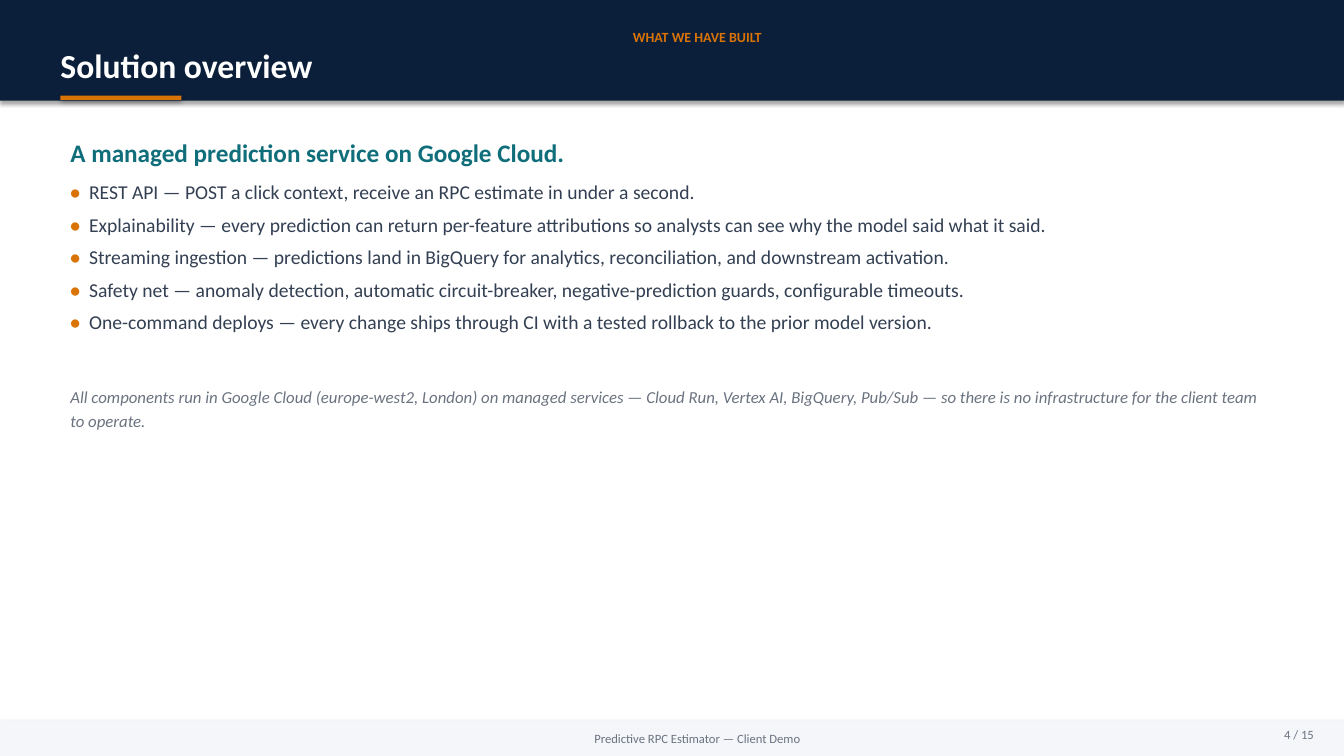
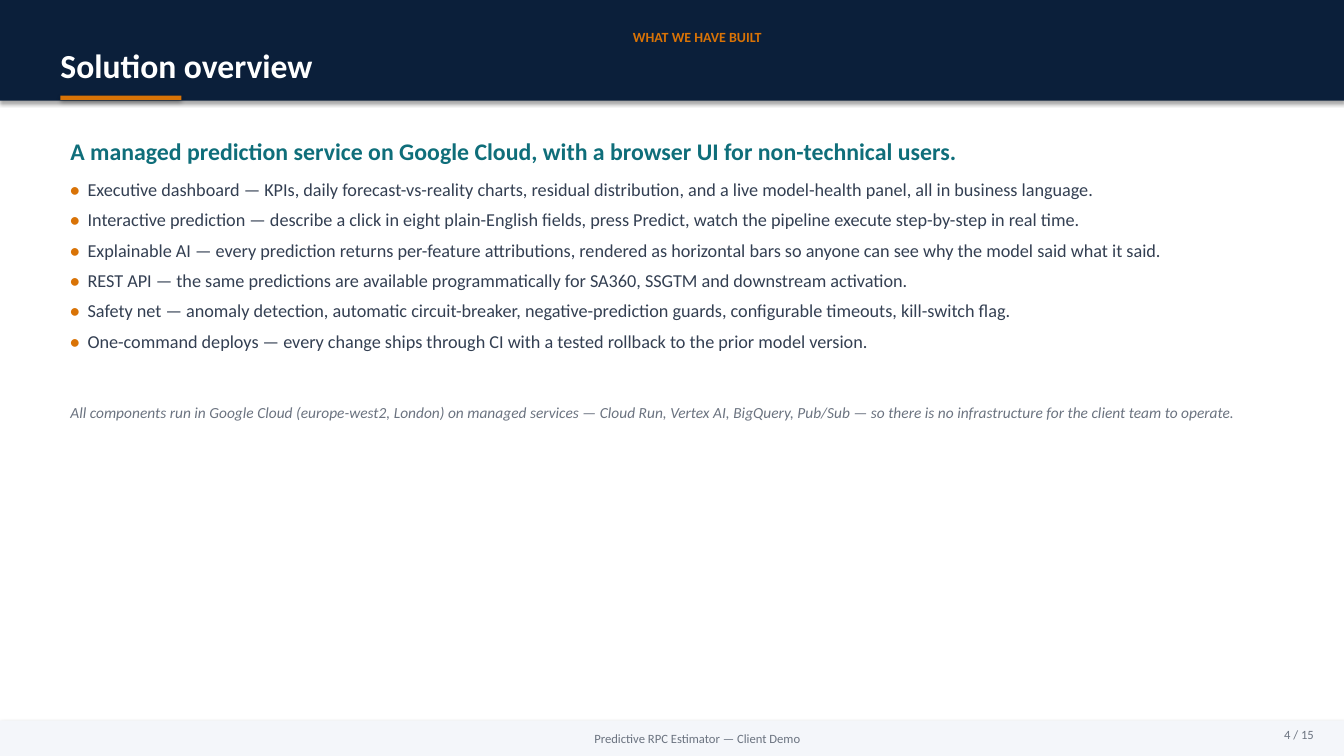
Before and after one commit to asmeyatsky-work/msm, a slide deck: slide 4 of docs/client-demo-deck.pptx. Drawn at 1344x756 pixels with LibreOffice and Linux fonts; fonts in the diff are those of the drawing. Boxes give left, top, right and bottom in pixels: in the first picture for what was removed or moved away, otherwise in the second. Text is boxed around its words. In the diff, an @@ line names an element or a change of style, - is before the commit and + after.

```diff
--- a/docs/client-demo-deck.pptx
+++ b/docs/client-demo-deck.pptx
@@ text at (70,143,1160,320): text changed; size 14 to 13 pt @@
-A managed prediction service on Google Cloud.
-• REST API — POST a click context, receive an RPC estimate in under a second.
-• Explainability — every prediction can return per-feature attributions so analysts can see why the model said what it said.
-• Streaming ingestion — predictions land in BigQuery for analytics, reconciliation, and downstream activation.
-• Safety net — anomaly detection, automatic circuit-breaker, negative-prediction guards, configurable timeouts.
+A managed prediction service on Google Cloud, with a browser UI for non-technical users.
+• Executive dashboard — KPIs, daily forecast-vs-reality charts, residual distribution, and a live model-health panel, all in business language.
+• Interactive prediction — describe a click in eight plain-English fields, press Predict, watch the pipeline execute step-by-step in real time.
+• Explainable AI — every prediction returns per-feature attributions, rendered as horizontal bars so anyone can see why the model said what it said.
+• REST API — the same predictions are available programmatically for SA360, SSGTM and downstream activation.
+• Safety net — anomaly detection, automatic circuit-breaker, negative-prediction guards, configurable timeouts, kill-switch flag.
@@ text at (70,335,1234,421): size 14 to 13 pt in "• One-command deploys — every change ships ..."; size 12 to 11 pt in "All components run in Google Cloud (europe-west2, ..." @@
```
Also in this commit, not shown: 2 other slides changed, 1 other file.
